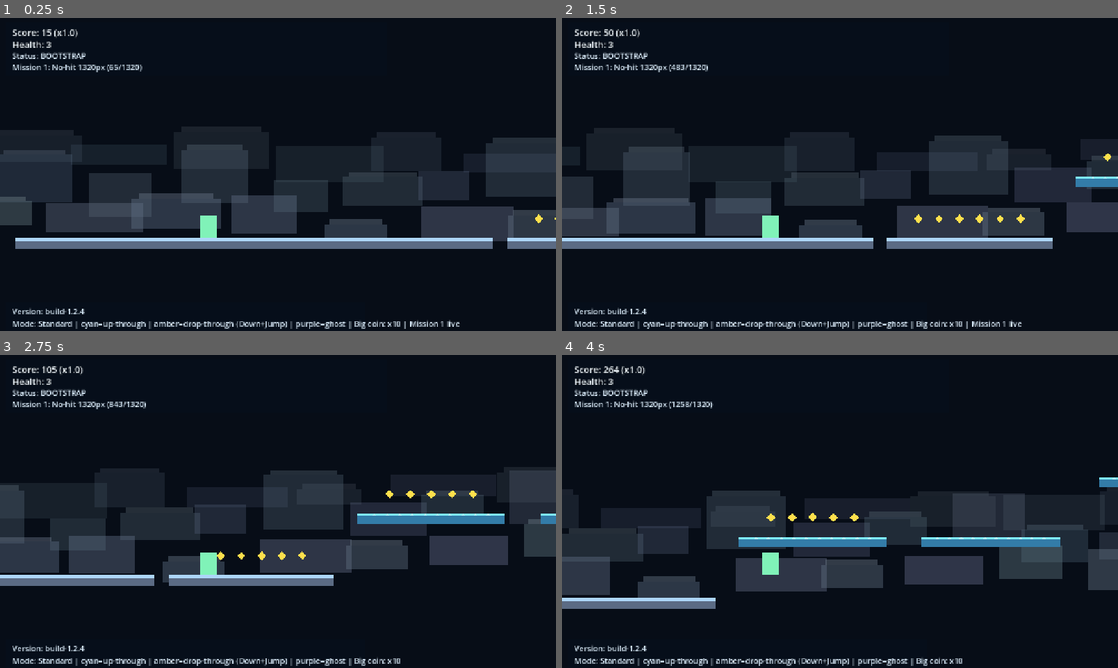
Above: before the commit, frames 1-4 (two rows, left to right).
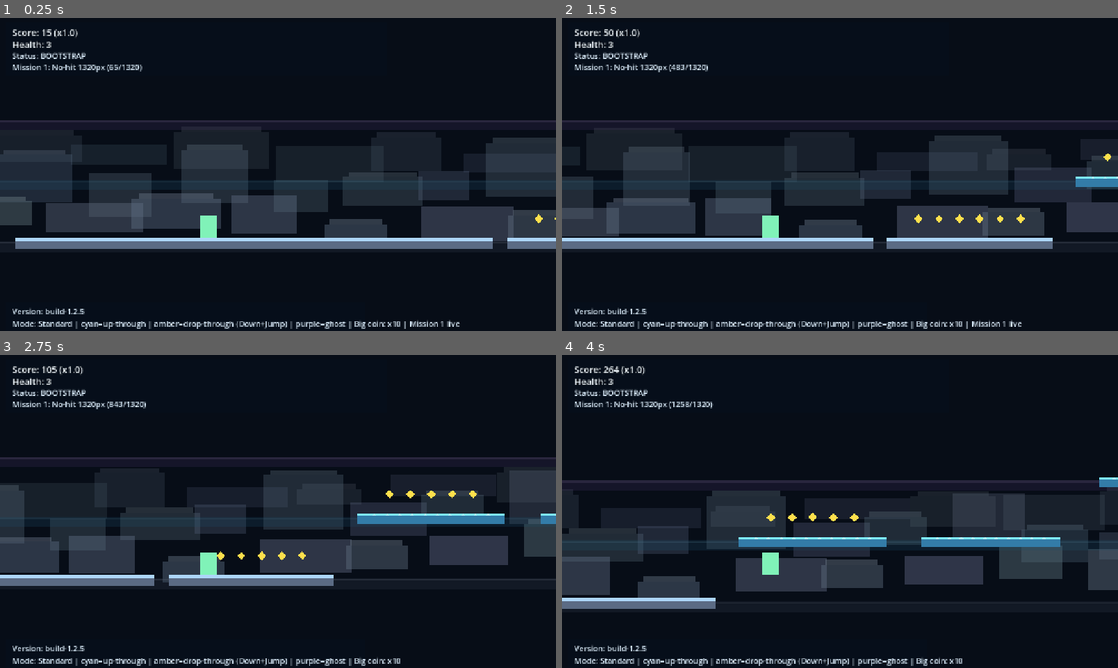
Above: after the commit, the same moments.

Repository: DKE-DEV-33/Endless-Runner-Redux
Game: Godot game, scene res://scenes/Main.tscn
Same seed, same stepped clock (60 frames per second), same inputs: the game is played once before the commit and once after it.
Inputs:
- Up to frame 1 (0.25 s): no input
- Up to frame 2 (1.5 s): tap Enter at 0.5 s; hold Right (ui_right) from 0.53 s (still down); tap Space (jump) at 0.77 s
- Up to frame 3 (2.75 s): tap Space (jump) at 1.52 s; release Right (ui_right) at 2.03 s; hold Left (ui_left) from 2.03 s (still down)
- Up to frame 4 (4 s): release Left (ui_left) at 2.78 s; hold Right (ui_right) from 2.78 s (still down); tap Space (jump) at 3.02, 3.77 s

The runs differ from the first frame. In frame 1, 0.9% of the frame differs, in the area x 0-100%, y 32-95%; in frame 2, 0.9%; in frame 3, 1.0%; in frame 4, 1.2%, in the area x 0-100%, y 40-95%.

Commit message:
Add lane guide overlays for clearer route readability

Diff:
--- a/scenes/Main.tscn
+++ b/scenes/Main.tscn
@@ -63,6 +63,8 @@
 
 [node name="ParallaxDecor" type="Node2D" parent="."]
 
+[node name="LaneGuides" type="Node2D" parent="."]
+
 [node name="Player" type="CharacterBody2D" parent="."]
 position = Vector2(140, 420)
 script = ExtResource("2")
@@ -135,7 +137,7 @@
 offset_top = 662.0
 offset_right = 500.0
 offset_bottom = 690.0
-text = "Version: build-1.2.4"
+text = "Version: build-1.2.5"
 label_settings = SubResource("3")
 
 [node name="PauseLayer" type="CanvasLayer" parent="."]
--- a/scripts/main.gd
+++ b/scripts/main.gd
@@ -1,5 +1,5 @@
 extends Node2D
-const BUILD_VERSION: String = "build-1.2.4"
+const BUILD_VERSION: String = "build-1.2.5"
 
 const PLATFORM_THICKNESS: float = 24.0
 const PLAYER_AHEAD_SPAWN: float = 1650.0
@@ -45,6 +45,9 @@
 const DROP_THROUGH_PITY_SEGMENTS: int = 6
 const BRANCH_DROP_THROUGH_CHANCE_MID: float = 0.22
 const BRANCH_DROP_THROUGH_CHANCE_TOP: float = 0.30
+const LANE_GUIDE_LENGTH: float = 5600.0
+const LANE_GUIDE_AHEAD: float = 1900.0
+const LANE_GUIDE_BEHIND: float = 700.0
 
 const LANE_Y: Array[float] = [456.0, 314.0, 176.0]
 const SECTION_COLORS: Array[Color] = [
@@ -58,6 +61,7 @@
 @onready var player = $Player
 @onready var world_background: ColorRect = $WorldBackground
 @onready var parallax_decor: Node2D = $ParallaxDecor
+@onready var lane_guides_root: Node2D = $LaneGuides
 @onready var score_label: Label = $CanvasLayer/ScoreLabel
 @onready var health_label: Label = $CanvasLayer/HealthLabel
 @onready var status_label: Label = $CanvasLayer/StatusLabel
@@ -118,6 +122,7 @@
 var branch_chain_remaining: int = 0
 var parallax_layers: Array[Dictionary] = []
 var segments_since_drop_through: int = 0
+var lane_guides: Array[Dictionary] = []
 
 func _ready() -> void:
 	_setup_run_mode_and_seed()
@@ -127,6 +132,7 @@
 	player.jump_triggered.connect(_on_player_jump_triggered)
 	mission_no_hit_start_x = player.global_position.x
 	_build_static_opening()
+	_build_lane_guides()
 	_build_parallax_layers()
 	_init_mission()
 	_prewarm_post_bootstrap_route()
@@ -160,6 +166,7 @@
 	_update_rift_state()
 	_update_section_progression()
 	_update_parallax_layers()
+	_update_lane_guides()
 	_refresh_info_label()
 
 	distance_score = int(player.global_position.x / 12.0)
@@ -833,6 +840,7 @@
 	var color_index: int = section_index % SECTION_COLORS.size()
 	world_background.color = SECTION_COLORS[color_index]
 	_tint_parallax_layers(SECTION_COLORS[color_index])
+	_tint_lane_guides(SECTION_COLORS[color_index])
 
 func _init_mission() -> void:
 	mission_completed = false
@@ -1070,6 +1078,75 @@
 	wav.stereo = false
 	wav.data = data
 	return wav
+
+func _build_lane_guides() -> void:
+	lane_guides.clear()
+	for child: Node in lane_guides_root.get_children():
+		child.queue_free()
+
+	for lane_idx: int in range(LANE_Y.size()):
+		var lane_node: Node2D = Node2D.new()
+		lane_guides_root.add_child(lane_node)
+
+		var guide_band: Polygon2D = Polygon2D.new()
+		guide_band.polygon = PackedVector2Array([
+			Vector2(-LANE_GUIDE_LENGTH * 0.5, -12.0),
+			Vector2(LANE_GUIDE_LENGTH * 0.5, -12.0),
+			Vector2(LANE_GUIDE_LENGTH * 0.5, 12.0),
+			Vector2(-LANE_GUIDE_LENGTH * 0.5, 12.0),
+		])
+		guide_band.color = _lane_guide_color(lane_idx)
+		lane_node.add_child(guide_band)
+
+		var edge_line: Polygon2D = Polygon2D.new()
+		edge_line.polygon = PackedVector2Array([
+			Vector2(-LANE_GUIDE_LENGTH * 0.5, -10.0),
+			Vector2(LANE_GUIDE_LENGTH * 0.5, -10.0),
+			Vector2(LANE_GUIDE_LENGTH * 0.5, -7.0),
+			Vector2(-LANE_GUIDE_LENGTH * 0.5, -7.0),
+		])
+		edge_line.color = _lane_guide_color(lane_idx).lightened(0.25)
+		lane_node.add_child(edge_line)
+
+		lane_guides.append({"node": lane_node, "lane": lane_idx})
+
+func _lane_guide_color(lane_idx: int) -> Color:
+	match lane_idx:
+		0:
+			return Color(0.28, 0.34, 0.42, 0.28)
+		1:
+			return Color(0.17, 0.47, 0.62, 0.24)
+		2:
+			return Color(0.40, 0.28, 0.56, 0.24)
+	return Color(0.32, 0.36, 0.44, 0.24)
+
+func _update_lane_guides() -> void:
+	if lane_guides.is_empty():
+		return
+	var anchor_x: float = player.global_position.x + ((LANE_GUIDE_AHEAD - LANE_GUIDE_BEHIND) * 0.5)
+	for lane_info: Dictionary in lane_guides:
+		var lane_node: Node2D = lane_info["node"]
+		var lane_idx: int = int(lane_info["lane"])
+		lane_node.position = Vector2(anchor_x, LANE_Y[lane_idx] + 8.0)
+
+func _tint_lane_guides(section_color: Color) -> void:
+	if lane_guides.is_empty():
+		return
+	for lane_info: Dictionary in lane_guides:
+		var lane_node: Node2D = lane_info["node"]
+		var lane_idx: int = int(lane_info["lane"])
+		var base: Color = _lane_guide_color(lane_idx)
+		var mixed: Color = Color(
+			clampf((base.r * 0.62) + (section_color.r * 0.38), 0.0, 1.0),
+			clampf((base.g * 0.62) + (section_color.g * 0.38), 0.0, 1.0),
+			clampf((base.b * 0.62) + (section_color.b * 0.38), 0.0, 1.0),
+			base.a
+		)
+		var highlight: Color = mixed.lightened(0.20)
+		if lane_node.get_child_count() > 0 and lane_node.get_child(0) is Polygon2D:
+			(lane_node.get_child(0) as Polygon2D).color = mixed
+		if lane_node.get_child_count() > 1 and lane_node.get_child(1) is Polygon2D:
+			(lane_node.get_child(1) as Polygon2D).color = highlight
 
 func _build_parallax_layers() -> void:
 	parallax_layers.clear()
